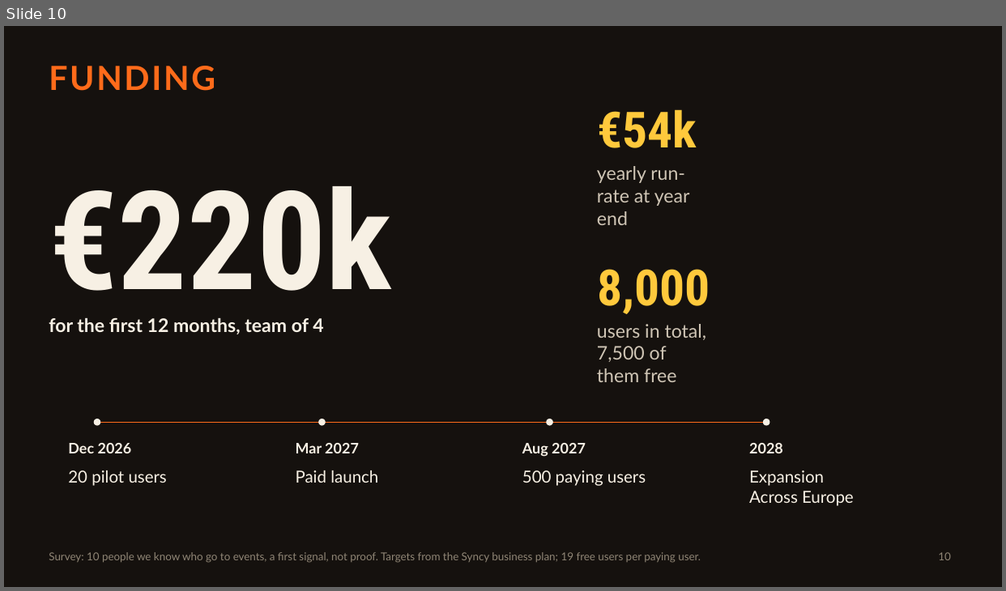
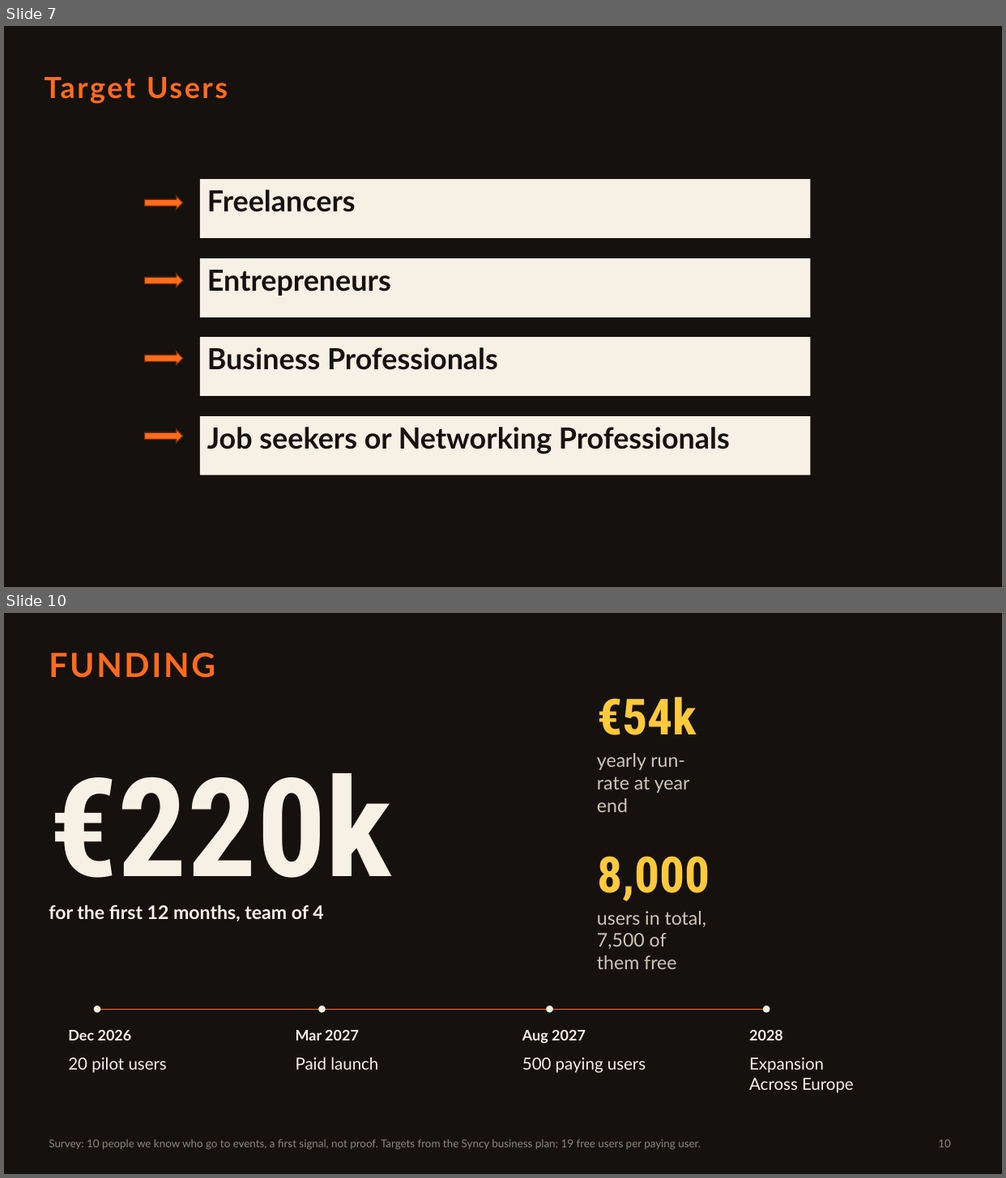
Before and after one commit to UtkarshMidha/syncy, a slide deck: assets/pitch.pptx. Shown one above the other, each under a label of ours: slide 10 before the commit, slides 7 and 10 after it; the slides between them are not shown. The pictures are 1006x591 and 1006x1178 pixels, drawn with LibreOffice and Linux fonts; fonts in the diff are those of the drawing. Boxes give left, top, right and bottom in pixels: in the first picture for what was removed or moved away, otherwise in the second. Text is boxed around its words. In the diff, an @@ line names an element or a change of style, - is before the commit and + after.

```diff
--- a/assets/pitch.pptx
+++ b/assets/pitch.pptx
@@ slide 7 added at [4, 26, 1002, 587], background #15110E @@
@@ title added at [44, 77, 228, 104], 28 pt, text #FF6B1A, bold @@
+Target Users
@@ rectangle added at [200, 179, 811, 238], fill #F7F0E4, 28 pt, text #15110E, bold @@
+Freelancers
@@ right arrow added at [145, 196, 183, 209], fill #FF6B1A, outline #702F0B 1 pt @@
@@ rectangle added at [200, 258, 811, 318], fill #F7F0E4, 28 pt, text #15110E, bold @@
+Entrepreneurs
@@ right arrow added at [145, 274, 183, 288], fill #FF6B1A, outline #702F0B 1 pt @@
@@ rectangle added at [200, 337, 811, 396], fill #F7F0E4, 28 pt, text #15110E, bold @@
+Business Professionals
@@ right arrow added at [145, 352, 183, 365], fill #FF6B1A, outline #702F0B 1 pt @@
@@ right arrow added at [145, 429, 183, 443], fill #FF6B1A, outline #702F0B 1 pt @@
@@ rectangle added at [200, 416, 811, 476], fill #F7F0E4, 28 pt, text #15110E, bold @@
+Job seekers or Networking Professionals
```
Also in this commit, not shown: 11 slides changed, 2 other slides added.
